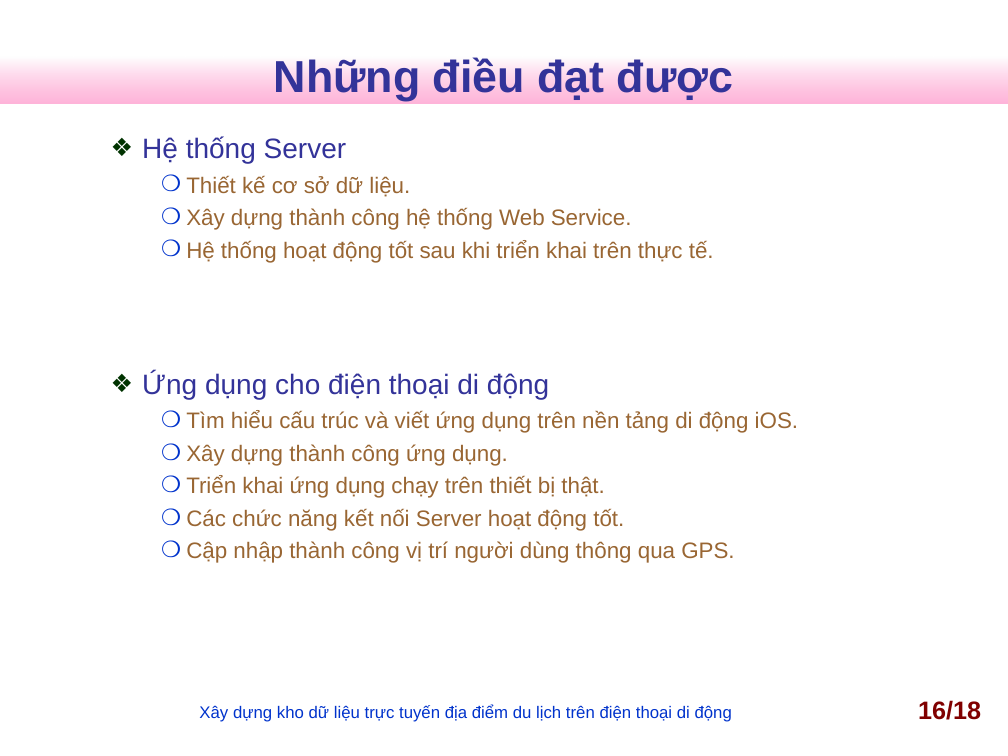
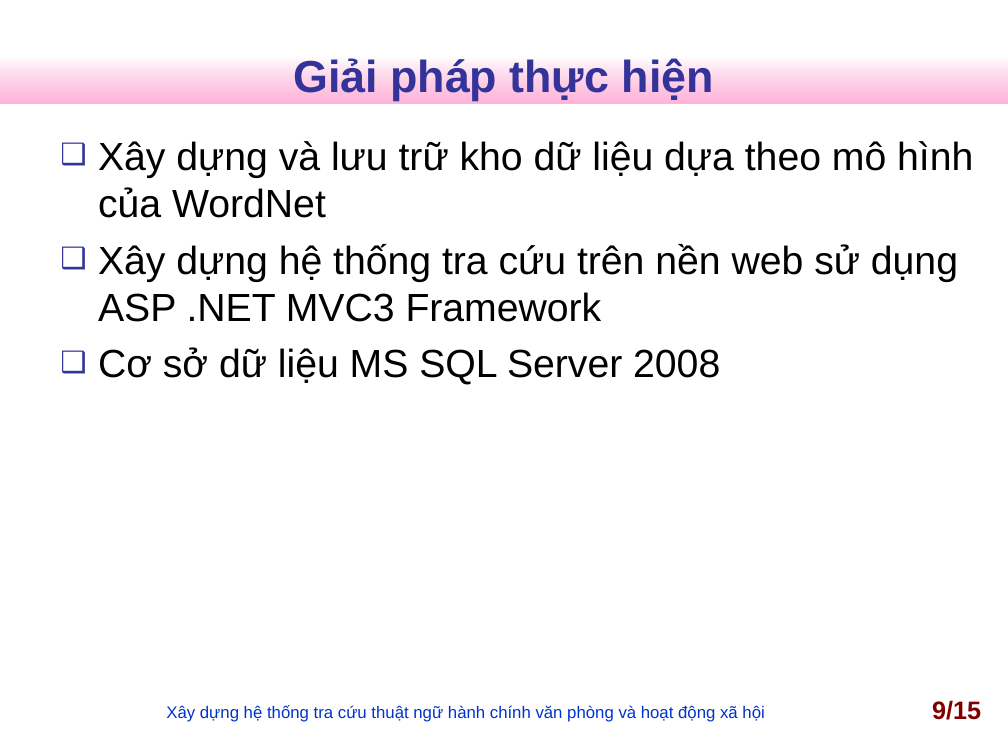
Before and after one commit to nguyentk90/tra-cuu-thuat-ngu-hanh-chinh, a slide deck: slide 9 of Documents/slideN2013.ppt (slide 16 before the commit). Drawn at 1008x756 pixels with LibreOffice and Linux fonts; fonts in the diff are those of the drawing; background and template pictures are left out. Boxes give left, top, right and bottom in pixels: in the first picture for what was removed or moved away, otherwise in the second. Text is boxed around its words. In the diff, an @@ line names an element or a change of style, - is before the commit and + after.

```diff
--- a/Documents/slideN2013.ppt
+++ b/Documents/slideN2013.ppt
@@ title at bbox=[293, 57, 714, 101]: text changed @@
-Những điều đạt được
+Giải pháp thực hiện
@@ text at bbox=[98, 141, 973, 385]: text changed; size 16 to 28 pt; text colour #996633 to #000000 @@
-  ❖ Hệ thống Server
-    ❍ Thiết kế cơ sở dữ liệu.
-    ❍ Xây dựng thành công hệ thống Web Service.
-    ❍ Hệ thống hoạt động tốt sau khi triển khai trên thực tế.
-  ❖ Ứng dụng cho điện thoại di động
-    ❍ Tìm hiểu cấu trúc và viết ứng dụng trên nền tảng di động iOS.
-    ❍ Xây dựng thành công ứng dụng.
-    ❍ Triển khai ứng dụng chạy trên thiết bị thật.
-    ❍ Các chức năng kết nối Server hoạt động tốt.
-    ❍ Cập nhập thành công vị trí người dùng thông qua GPS.
+❑ Xây dựng và lưu trữ kho dữ liệu dựa theo mô hình của WordNet
+❑ Xây dựng hệ thống tra cứu trên nền web sử dụng ASP .NET MVC3 Framework
+❑ Cơ sở dữ liệu MS SQL Server 2008
@@ text at bbox=[166, 705, 764, 722]: text changed @@
-Xây dựng kho dữ liệu trực tuyến địa điểm du lịch trên điện thoại di động
+Xây dựng hệ thống tra cứu thuật ngữ hành chính văn phòng và hoạt động xã hội
@@ page number at bbox=[932, 700, 981, 720]: text changed @@
-16/18
+9/15
```
Also in this commit, not shown: 5 other slides changed, 8 slides added, 15 slides removed, 2 other files.
